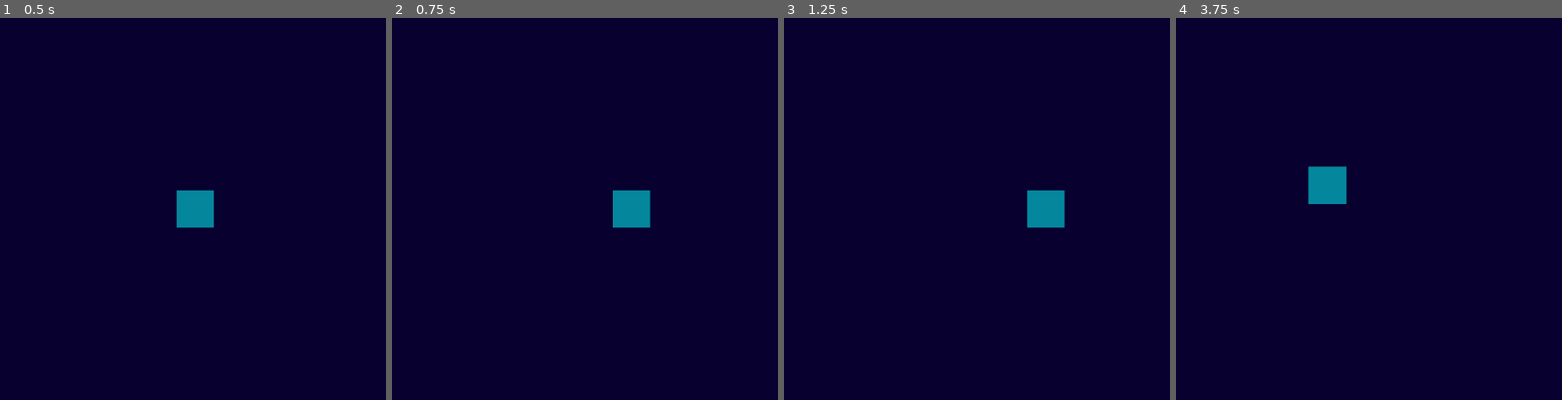
Above: before the commit, frames 1-4 (left to right).
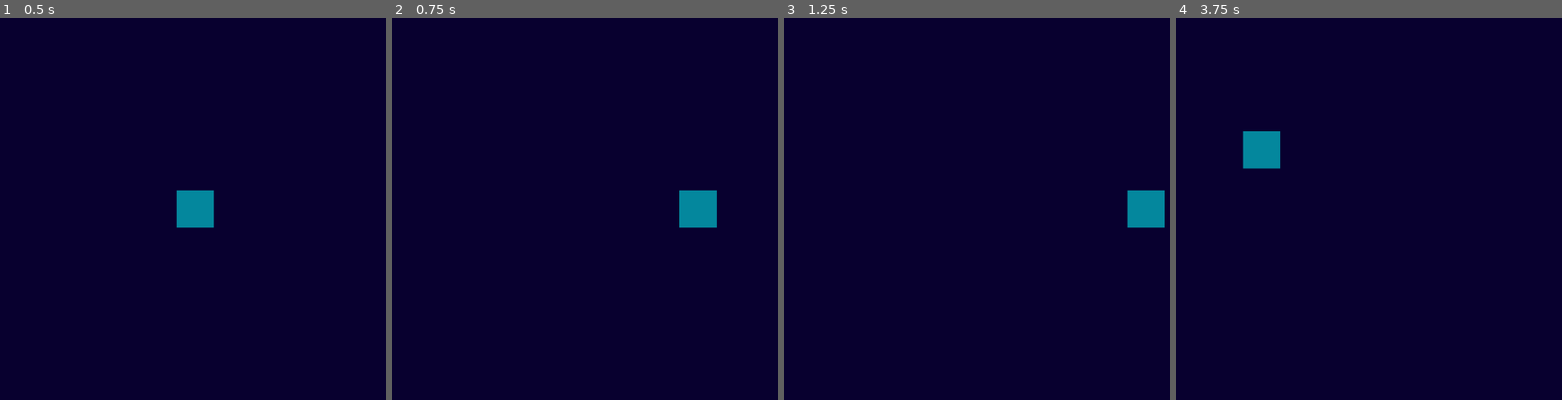
Above: after the commit, the same moments.

Repository: thomaassilvazapata/geometric_shooter
Game: Godot game, scene res://Escenas/mundo_principal.tscn
Two runs of this game, one before a commit and one after it. Both use one fixed random seed, a clock stepped at 60 frames per second and the inputs below.
Inputs (mouse positions are in pixels of both pictures, inside the frame that each line leads up to):
- Up to frame 1 (0.5 s): no input
- Up to frame 2 (0.75 s): tap Enter at 0.5 s; move the mouse to (743, 189) at 0.52 s; hold Right (ui_right) from 0.53 s (still down)
- Up to frame 3 (1.25 s): keep holding Right (ui_right)
- Up to frame 4 (3.75 s): move the mouse to (1226, 228) at 1.27 s; release Right (ui_right) at 1.28 s; hold Down (ui_down) 1.28-2.03 s; move the mouse to (1442, 121) at 2.02 s; hold Right (ui_right) 2.03-2.78 s; move the mouse to (1334, 289) at 2.77 s; hold Up (ui_up) 2.78-3.53 s; move the mouse to (outside the picture) at 3.52 s; hold Left (ui_left) from 3.53 s (still down)

Frame 1 is identical in both runs. In frame 2, 2.0% of the frame differs, in the area x 57-85%, y 44-56%; in frame 3, 2.0%; in frame 4, 2.0%.

Commit message:
codigo para que el jugador dispare

Diff:
--- a/Escenas/jugador.tscn
+++ b/Escenas/jugador.tscn
@@ -7,25 +7,25 @@
 
 [sub_resource type="CanvasTexture" id="CanvasTexture_83bx5"]
 
-[node name="Jugador" type="CharacterBody2D" groups=["Jugador"]]
+[node name="Jugador" type="CharacterBody2D" unique_id=1216408797 groups=["Jugador"]]
 script = ExtResource("1_83bx5")
 
-[node name="PointLight2D" type="PointLight2D" parent="."]
+[node name="PointLight2D" type="PointLight2D" parent="." unique_id=172358313]
 color = Color(0, 1, 1, 1)
 shadow_enabled = true
 texture = ExtResource("2_pd7u1")
 texture_scale = 0.5
 
-[node name="CollisionShape2D" type="CollisionShape2D" parent="."]
+[node name="CollisionShape2D" type="CollisionShape2D" parent="." unique_id=617440496]
 shape = SubResource("RectangleShape2D_ru7al")
 disabled = true
 
-[node name="Camera2D" type="Camera2D" parent="."]
+[node name="Camera2D" type="Camera2D" parent="." unique_id=812946297]
 zoom = Vector2(3, 3)
 position_smoothing_enabled = true
 rotation_smoothing_enabled = true
 
-[node name="Sprite2D" type="Sprite2D" parent="."]
+[node name="Sprite2D" type="Sprite2D" parent="." unique_id=1422662233]
 modulate = Color(0, 1, 1, 0.529412)
 scale = Vector2(20, 20)
 texture = SubResource("CanvasTexture_83bx5")
--- a/Escenas/mundo_principal.tscn
+++ b/Escenas/mundo_principal.tscn
@@ -1,23 +1,23 @@
-[gd_scene load_steps=4 format=3 uid="uid://s47eco7ygwua"]
+[gd_scene format=3 uid="uid://s47eco7ygwua"]
 
 [ext_resource type="PackedScene" uid="uid://d24ahcmgrukiw" path="res://Escenas/jugador.tscn" id="1_65efl"]
 [ext_resource type="Script" uid="uid://hn18mywg3htx" path="res://Scripts/spawn_enemigo.gd" id="2_kbswl"]
 
 [sub_resource type="CircleShape2D" id="CircleShape2D_itk02"]
 
-[node name="Node2D" type="Node2D"]
+[node name="Node2D" type="Node2D" unique_id=1187395745]
 
-[node name="Node" type="Node" parent="."]
+[node name="Node" type="Node" parent="." unique_id=310003646]
 
-[node name="Area2D" type="Area2D" parent="Node"]
+[node name="Area2D" type="Area2D" parent="Node" unique_id=1153918062]
 
-[node name="CollisionShape2D" type="CollisionShape2D" parent="Node/Area2D"]
+[node name="CollisionShape2D" type="CollisionShape2D" parent="Node/Area2D" unique_id=1368074505]
 scale = Vector2(8, 8)
 shape = SubResource("CircleShape2D_itk02")
 debug_color = Color(1.15514e-06, 0.643478, 0.299268, 0.42)
 
-[node name="Jugador" parent="." instance=ExtResource("1_65efl")]
+[node name="Jugador" parent="." unique_id=1479262159 instance=ExtResource("1_65efl")]
 scale = Vector2(1.00154, 1)
 
-[node name="Spawn1" type="Node2D" parent="."]
+[node name="Spawn1" type="Node2D" parent="." unique_id=768450981]
 script = ExtResource("2_kbswl")
--- a/Scripts/jugador.gd
+++ b/Scripts/jugador.gd
@@ -1,5 +1,7 @@
 extends CharacterBody2D
 
+@export var bullet_speed: float = 500.0
+@export var bullet_scene: PackedScene
 var velocidad = 200
 
 func _physics_process(_delta: float) -> void:
@@ -10,3 +12,31 @@
 	velocity = input_vector * velocidad
 
 	move_and_slide()
+
+func _process(delta):
+	# Movimiento del jugador (opcional)
+	var input_dir = Input.get_vector("ui_left", "ui_right", "ui_up", "ui_down")
+	velocity = input_dir * 300
+	move_and_slide()
+
+	# Disparo con clic izquierdo del mouse
+	if Input.is_action_just_pressed("ui_left_click"):
+		shoot_mouse_direction()
+
+func shoot_mouse_direction():
+	# Obtener la posición del mouse en el mundo
+	var mouse_pos = get_global_mouse_position()
+
+	# Calcular dirección desde el jugador hacia el mouse
+	var direction = (mouse_pos - global_position).normalized()
+
+	# Instanciar la bala
+	var bullet = bullet_scene.instantiate()
+
+	# Posicionar la bala en la posición del jugador
+	bullet.global_position = global_position
+
+	# Establecer la dirección de la bala
+	bullet.direction = direction
+	bullet.speed = bullet_speed
+	get_parent().add_child(bullet)
--- a/project.godot
+++ b/project.godot
@@ -8,11 +8,15 @@
 
 config_version=5
 
+[animation]
+
+compatibility/default_parent_skeleton_in_mesh_instance_3d=true
+
 [application]
 
 config/name="geometric_shooter"
 run/main_scene="uid://s47eco7ygwua"
-config/features=PackedStringArray("4.4", "Forward Plus")
+config/features=PackedStringArray("4.6", "Forward Plus")
 config/icon="res://icon.svg"
 
 [global_group]
Not shown: 1 places in Escenas/jugador.tscn that only renumber resources
Not shown, changed: Imagenes/light.png.import
Not shown, changed: icon.svg.import
